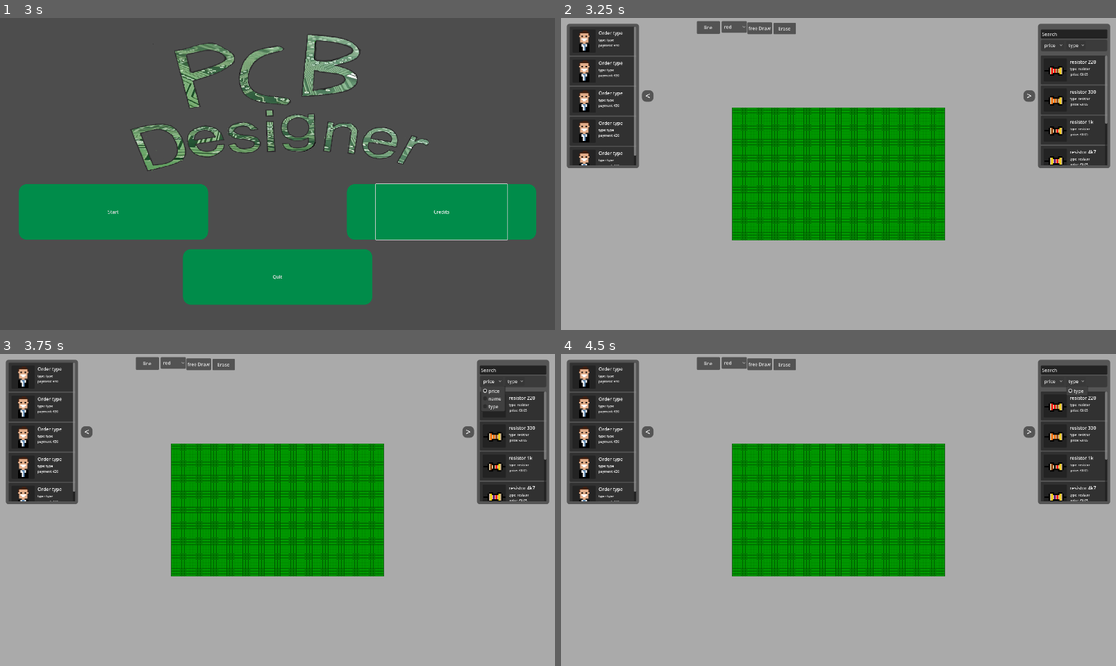
Above: before the commit, frames 1-4 (two rows, left to right).
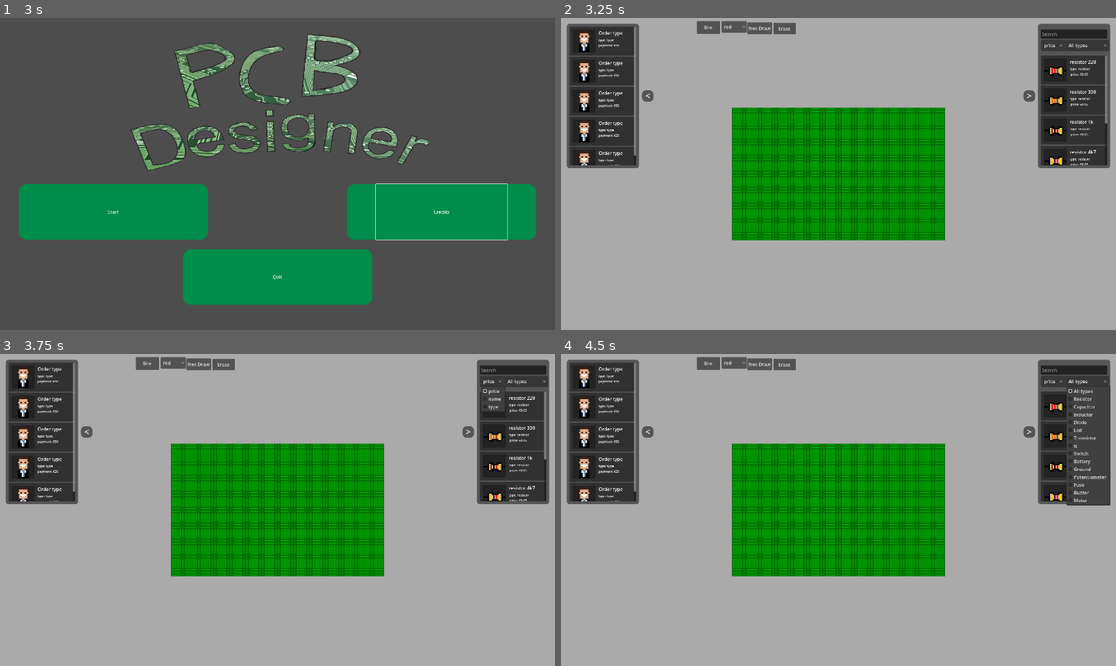
Above: after the commit, the same moments.

Repository: kankern69-max/game-godot
Game: Godot game, scene res://ui/main_menu.tscn
Two runs of this game, one before a commit and one after it. Both use one fixed random seed, a clock stepped at 60 frames per second and the inputs below.
Inputs (mouse positions are in pixels of both pictures, inside the frame that each line leads up to):
- Up to frame 1 (3 s): click "Start" at 0.5 s; click "Start" at 1.25 s; click "Credits" at 2 s; move the mouse to (399, 158) at 2.77 s; hold Right from 2.78 s (still down); tap Alt at 2.85 s; click (399, 158) at 2.92 s
- Up to frame 2 (3.25 s): keep holding Right
- Up to frame 3 (3.75 s): release Right at 3.5 s; click "price" at 3.5 s
- Up to frame 4 (4.5 s): click "type" (after the commit: "All types") at 4.25 s

Frame 1 is identical in both runs. In frame 2, less than 0.1% of the frame differs, in the area x 86-99%, y 4-11%; in frame 3, less than 0.1%; in frame 4, 0.8%, in the area x 86-99%, y 4-49%.
Error in both runs: Cannot call method 'change_scene_to_file' on a null value. (res://ui/scripts/main_menu.gd:6)

Commit message:
Add searchable component filters
This change fixes the circuit component list rebuild to preserve the existing array and adds search, type filtering, and sorting to the component UI. It also wires the new controls to refresh the visible list and updates the scene layout so the component panel can filter unlocked parts by text and category.

Diff:
--- a/pcd-desinger-v-1/mainSystems/circuit_manager.gd
+++ b/pcd-desinger-v-1/mainSystems/circuit_manager.gd
@@ -11,7 +11,7 @@
 	_rebuild_graph()
 
 func _rebuild_graph():
-	components = get_tree().get_nodes_in_group("circuit_components")
+	components.assign(get_tree().get_nodes_in_group("circuit_components"))
 	batteries = components.filter(func(c): return c.component_data.component_type == "battery")
 	ground = components.filter(func(c): return c.component_data.component_type == "ground")[0] if components.any(func(c): return c.component_data.component_type == "ground") else null
 
--- a/pcd-desinger-v-1/ui/component_ui.gd
+++ b/pcd-desinger-v-1/ui/component_ui.gd
@@ -5,16 +5,58 @@
 @onready var panel: Panel = $"."
 @onready var Vbox : VBoxContainer = $components/VBoxContainer
 @onready var openCloseLabel: Label = $open_closeButton/Label
+@onready var searchbar: LineEdit = $SearchBar/LineEdit
+@onready var filterSort: OptionButton = $Filters/HBoxContainer/Sort
+@onready var filterType: OptionButton = $Filters/HBoxContainer/Type
+
+var _last_unlocked_count: int = -1
+
+func _ready() -> void:
+	draw_components()
+	setup_type_filter()
 
 func _process(delta):
-	if Global.unlocked_components.size() != Vbox.get_child_count():
+	if Global.unlocked_components.size() != _last_unlocked_count:
+		_last_unlocked_count = Global.unlocked_components.size()
 		draw_components()
+
+func setup_type_filter() -> void:
+	filterType.clear()
+	filterType.add_item("All types", -1)
+
+	for type_key in Component.type.keys():
+		var type_val: int = Component.type[type_key]
+		filterType.add_item(type_key.capitalize(), type_val)
 
 func draw_components() -> void:
 	for child in Vbox.get_children():
 		child.queue_free()
 
+	var search_text := searchbar.text.strip_edges().to_lower()
+	var selected_type_id: int = filterType.get_selected_id()
+
+	var filtered_list: Array[Component] = []
 	for component in Global.unlocked_components:
+		if search_text != "":
+			var name_match := component.component_name.to_lower().contains(search_text)
+			var id_match := component.component_id.to_lower().contains(search_text)
+			if not (name_match or id_match):
+				continue
+
+		if selected_type_id != -1 and component.component_type != selected_type_id:
+			continue
+
+		filtered_list.append(component)
+
+	match filterSort.selected:
+		0:
+			filtered_list.sort_custom(func(a,b): return a.cost < b.cost)
+		1:
+			filtered_list.sort_custom(func(a,b): return a.component_name.naturalnocasecmp_to(b.component_name) < 0)
+		2:
+			filtered_list.sort_custom(func(a,b): return a.component_type < b.component_type)
+
+	for component in filtered_list:
 		var tile := componentTile.instantiate()
 		tile.component = component
 		Vbox.add_child(tile)
@@ -38,3 +80,14 @@
 		tween.set_trans(Tween.TransitionType.TRANS_QUAD)
 		tween.set_ease(Tween.EaseType.EASE_OUT)
 		tween.tween_property(panel, "position", target_position, 0.4)
+
+
+func _on_line_edit_text_changed(_new_text):
+	draw_components()
+
+
+func _on_sort_sort_selected(_index):
+	draw_components()
+
+func _on_type_type_selected(_index):
+	draw_components()
--- a/pcd-desinger-v-1/ui/ui.tscn
+++ b/pcd-desinger-v-1/ui/ui.tscn
@@ -127,7 +127,7 @@
 
 [node name="LineEdit" type="LineEdit" parent="Control/ComponentUI/SearchBar" unique_id=1855956409]
 layout_mode = 2
-text = "Search"
+placeholder_text = "Search"
 
 [node name="Filters" type="PanelContainer" parent="Control/ComponentUI" unique_id=1460596709]
 custom_minimum_size = Vector2(230, 0)
@@ -138,14 +138,11 @@
 offset_bottom = 95.0
 theme_override_styles/panel = SubResource("StyleBoxFlat_nb4k0")
 
-[node name="ScrollContainer" type="ScrollContainer" parent="Control/ComponentUI/Filters" unique_id=1712888528]
-layout_mode = 2
-
-[node name="HBoxContainer" type="HBoxContainer" parent="Control/ComponentUI/Filters/ScrollContainer" unique_id=772848746]
+[node name="HBoxContainer" type="HBoxContainer" parent="Control/ComponentUI/Filters" unique_id=772848746]
 layout_mode = 2
 theme_override_constants/separation = 8
 
-[node name="Sort" type="OptionButton" parent="Control/ComponentUI/Filters/ScrollContainer/HBoxContainer" unique_id=380554904]
+[node name="Sort" type="OptionButton" parent="Control/ComponentUI/Filters/HBoxContainer" unique_id=380554904]
 custom_minimum_size = Vector2(40, 30)
 layout_mode = 2
 theme_override_styles/normal = SubResource("StyleBoxFlat_ks8t7")
@@ -160,7 +157,7 @@
 popup/item_2/text = "type"
 popup/item_2/id = 2
 
-[node name="Type" type="OptionButton" parent="Control/ComponentUI/Filters/ScrollContainer/HBoxContainer" unique_id=1167080636]
+[node name="Type" type="OptionButton" parent="Control/ComponentUI/Filters/HBoxContainer" unique_id=1167080636]
 custom_minimum_size = Vector2(0, 30)
 layout_mode = 2
 theme_override_styles/normal = SubResource("StyleBoxFlat_vkava")
@@ -310,5 +307,8 @@
 horizontal_alignment = 1
 vertical_alignment = 1
 
+[connection signal="text_changed" from="Control/ComponentUI/SearchBar/LineEdit" to="Control/ComponentUI" method="_on_line_edit_text_changed"]
+[connection signal="item_selected" from="Control/ComponentUI/Filters/HBoxContainer/Sort" to="Control/ComponentUI" method="_on_sort_sort_selected"]
+[connection signal="item_selected" from="Control/ComponentUI/Filters/HBoxContainer/Type" to="Control/ComponentUI" method="_on_type_type_selected"]
 [connection signal="gui_input" from="Control/ComponentUI/open_closeButton" to="Control/ComponentUI" method="_on_open_close_button_gui_input"]
 [connection signal="gui_input" from="Control/OrderUI/open_closeButton" to="Control/OrderUI" method="_on_open_close_button_gui_input"]
